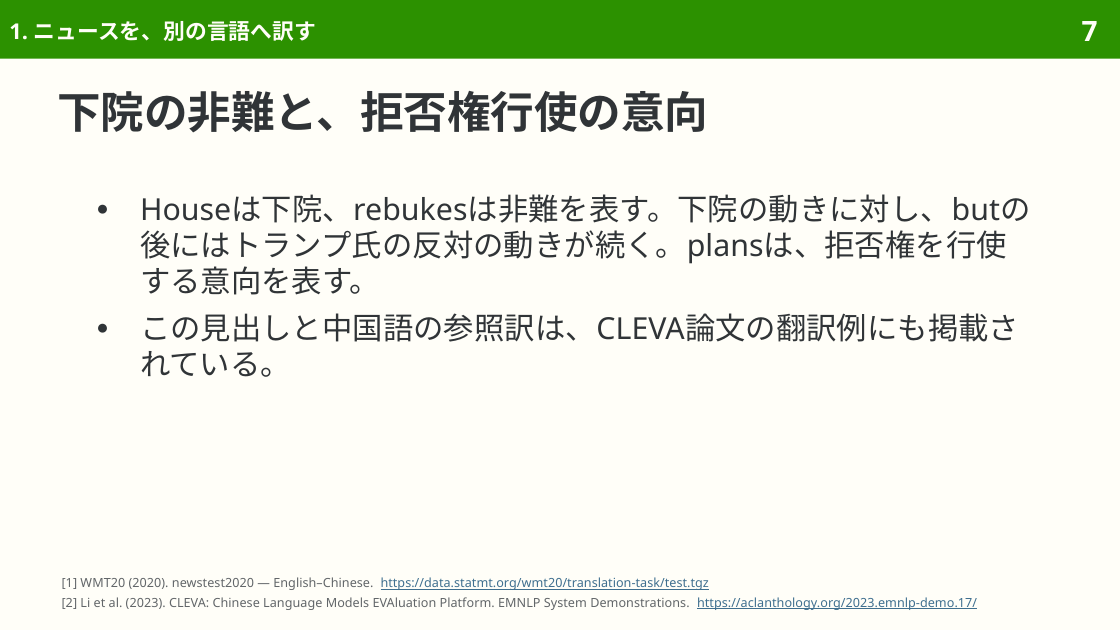
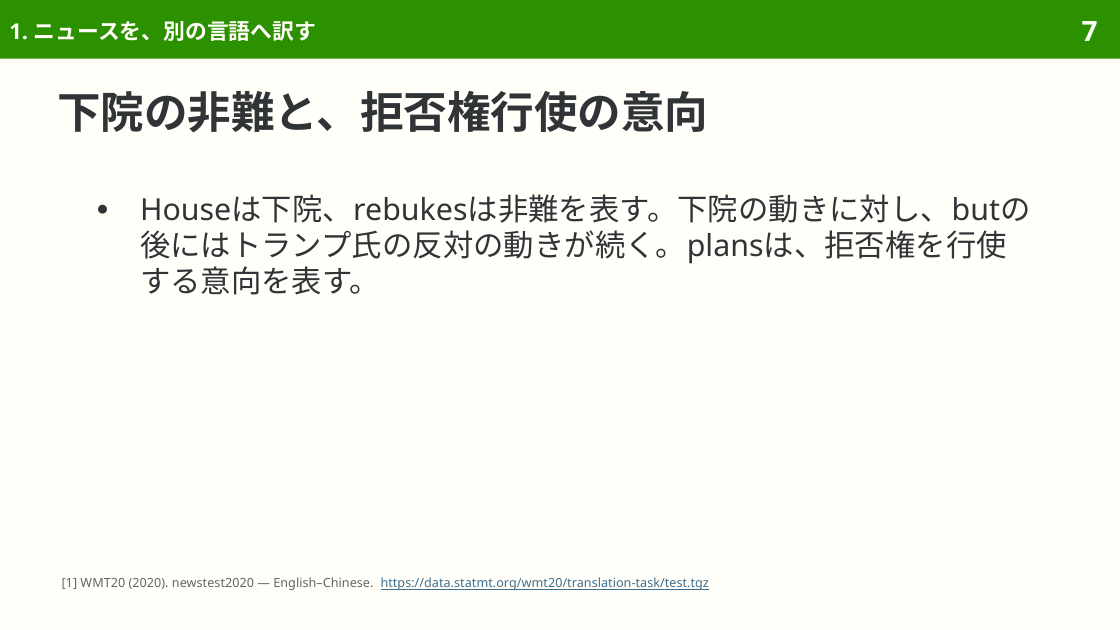
Before and after one commit to sasakiy84/datasets-in-10-minutes, a slide deck: slide 7 of slides/datasets-in-10-minutes-wmt2020-enzh.pptx. Drawn at 1120x630 pixels with LibreOffice and Linux fonts; fonts in the diff are those of the drawing. Boxes give left, top, right and bottom in pixels: in the first picture for what was removed or moved away, otherwise in the second. Text is boxed around its words. In the diff, an @@ line names an element or a change of style, - is before the commit and + after.

Commit message:
Center WMT2020 on news translation data and its original evaluation

```diff
--- a/slides/datasets-in-10-minutes-wmt2020-enzh.pptx
+++ b/slides/datasets-in-10-minutes-wmt2020-enzh.pptx
@@ text at box(140, 313, 1019, 377): paragraph removed @@
-● この見出しと中国語の参照訳は、CLEVA論文の翻訳例にも掲載されている。
@@ text at box(62, 597, 977, 610): paragraph removed @@
-[2] Li et al. (2023). CLEVA: Chinese Language Models EVAluation Platform. EMNLP System Demonstrations. https://aclanthology.org/2023.emnlp-demo.17/
```
Also in this commit, not shown: 4 other slides changed, 2 slides removed, 46 other files.
